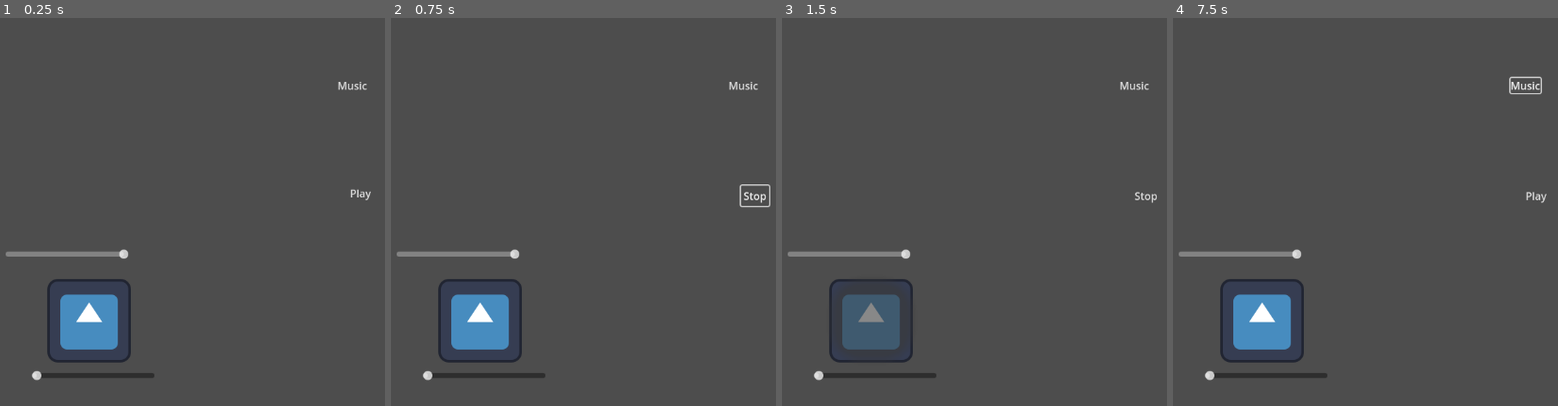
Above: before the commit, frames 1-4 (left to right).
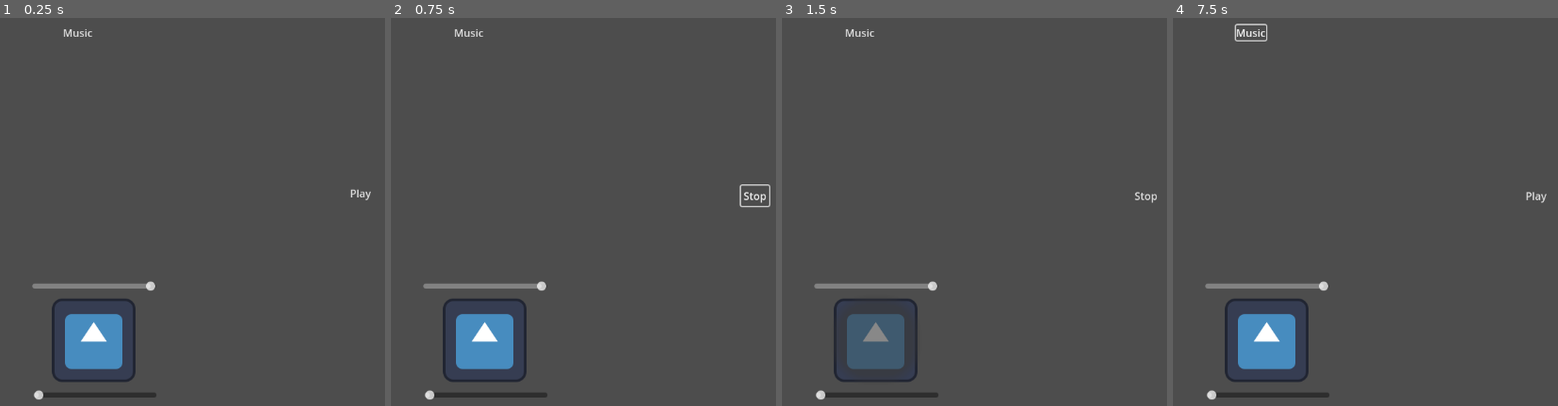
Above: after the commit, the same moments.

Repository: Ava-TU/MusicAssignment2024
Game: Godot game, scene res://Music.tscn
The game is run twice, just before and just after one commit, with the same random seed, the same clock (stepped at 60 frames per second) and the same inputs. The project has no main scene, so this scene is started directly. The engine's default icon, where the game draws it, is replaced by a stand-in: a white triangle on a blue panel in a dark square.
Inputs (mouse positions are in pixels of both pictures, inside the frame that each line leads up to; where the layout moved, square brackets give the same spot in the first picture):
- Up to frame 1 (0.25 s): no input
- Up to frame 2 (0.75 s): click "Play" at 0.5 s
- Up to frame 3 (1.5 s): click (874, 340) [870, 320] at 1.25 s
- Up to frame 4 (7.5 s): click "Stop" at 2 s; click "Play" at 2.75 s; click (1265, 340) [1261, 320] at 3.5 s; click "Stop" at 4.25 s; click (1265, 340) [1261, 320] at 5 s; click "Play" at 5.75 s; click "Stop" at 6.5 s; click "Music" at 7.25 s

The runs differ from the first frame. In frame 1, 4.7% of the frame differs, in the area x 1-96%, y 2-99%; in frame 2, 4.7%; in frame 3, 4.3%; in frame 4, 4.9%, in the area x 1-96%, y 1-99%.

Commit message:
pitch somewhat working

Diff:
--- a/musicinstrumenttoy/ButtonAudio.gd
+++ b/musicinstrumenttoy/ButtonAudio.gd
@@ -33,7 +33,6 @@
 	%Button.pitch_scale = value
 
 
-
 func _on_volume_value_changed(value: float) -> void:
 	%Button.volume_db = value
 	AudioServer.set_bus_volume_db(
--- a/musicinstrumenttoy/Music.tscn
+++ b/musicinstrumenttoy/Music.tscn
@@ -19,7 +19,7 @@
 
 [node name="Sprite2D" type="Sprite2D" parent="."]
 unique_name_in_owner = true
-position = Vector2(158, 500)
+position = Vector2(165, 530)
 texture = ExtResource("1_qchyi")
 
 [node name="Button" type="Button" parent="Sprite2D"]
@@ -37,18 +37,18 @@
 bus = &"Buttons"
 
 [node name="Pitch1" type="HSlider" parent="."]
-offset_left = 70.0
-offset_top = 576.0
-offset_right = 258.0
-offset_bottom = 592.0
-max_value = 1.0
+offset_left = 73.0
+offset_top = 606.0
+offset_right = 261.0
+offset_bottom = 622.0
+max_value = 5.0
 step = 0.001
 
 [node name="Volume" type="HSlider" parent="."]
-offset_left = 30.0
-offset_top = 390.0
-offset_right = 219.0
-offset_bottom = 406.0
+offset_left = 71.0
+offset_top = 439.0
+offset_right = 260.0
+offset_bottom = 455.0
 max_value = 1.0
 step = 0.001
 value = 1.0
@@ -71,7 +71,7 @@
 stream = ExtResource("3_43hv5")
 
 [node name="Node2D" parent="." instance=ExtResource("4_3ddh6")]
-position = Vector2(557, 139)
+position = Vector2(137, 58)
 
 [connection signal="button_down" from="Sprite2D/Button" to="." method="_on_button_button_down"]
 [connection signal="value_changed" from="Pitch1" to="." method="_on_pitch_1_value_changed"]
